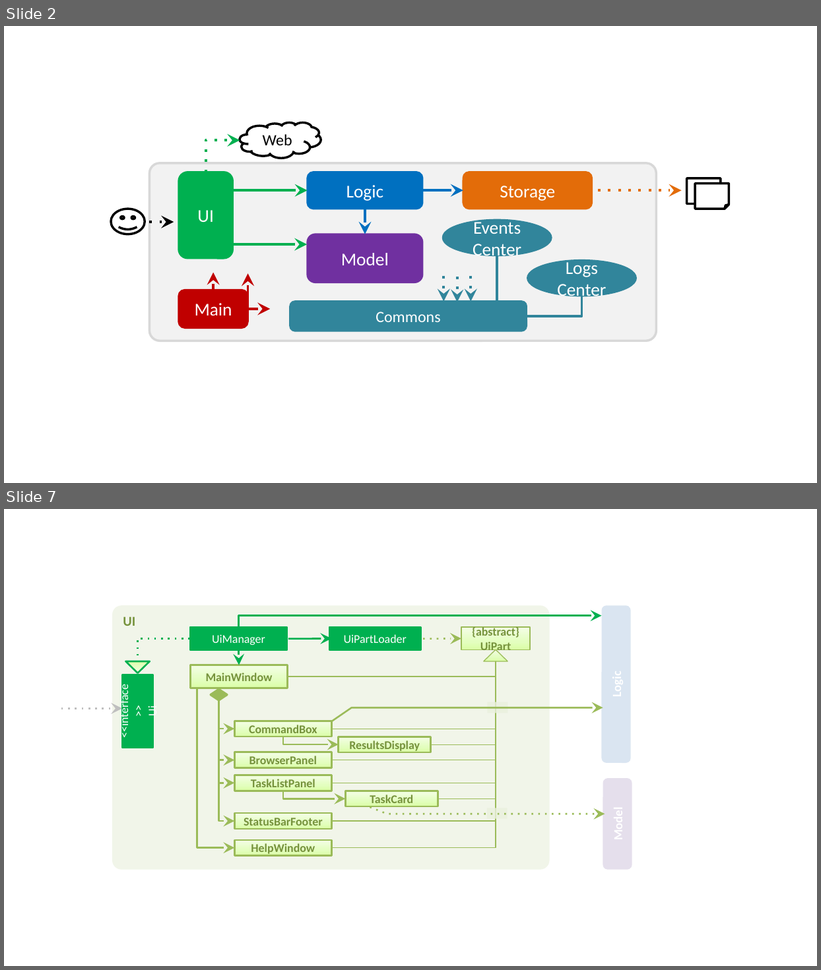
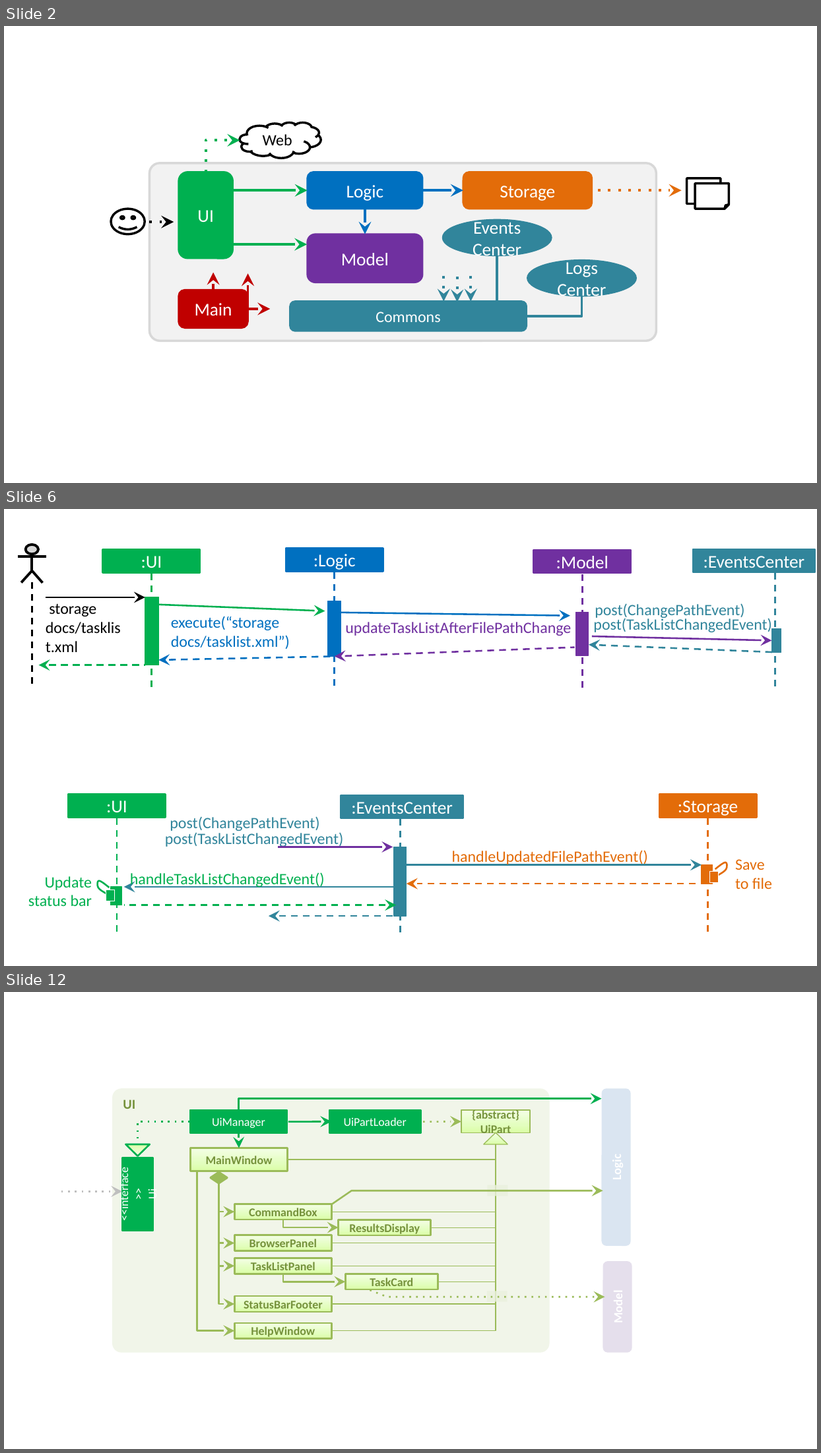
Before and after one commit to CS2103AUG2016-F09-C1/addressbook-level4, a slide deck: docs/diagrams/Diagrams.pptx. Shown one above the other, each under a label of ours: slides 2 and 7 before the commit, slides 2, 6 and 12 after it; the slides between them are not shown. The pictures are 821x970 and 821x1453 pixels, drawn with LibreOffice and Linux fonts; fonts in the diff are those of the drawing. Boxes give left, top, right and bottom in pixels: in the first picture for what was removed or moved away, otherwise in the second. Text is boxed around its words. In the diff, an @@ line names an element or a change of style, - is before the commit and + after.

```diff
--- a/docs/diagrams/Diagrams.pptx
+++ b/docs/diagrams/Diagrams.pptx
@@ slide 6 added at [4, 509, 817, 966], background #FFFFFF @@
@@ group added at [18, 545, 816, 690]: 8 rectangles, 8 arrows, 7 lines, 4 texts, 1 ellipse, 1 freeform shape @@
+:UI
+:Logic
+:Model
+storage docs/tasklist.xml
+execute(“storage docs/tasklist.xml”)
+updateTaskListAfterFilePathChange
+post(ChangePathEvent)
+:EventsCenter
@@ text added at [593, 617, 772, 632], 14 pt, text #31859B @@
+post(TaskListChangedEvent)
@@ group added at [28, 794, 772, 934]: 8 rectangles, 6 texts, 6 arrows, 3 lines, 2 freeform shapes @@
+Update status bar
+:Storage
+post(TaskListChangedEvent)
+:EventsCenter
+handleUpdatedFilePathEvent()
+:UI
+handleTaskListChangedEvent()
+Save
+to file
+post(ChangePathEvent)
@@ what was slide 7 is now slide 12 @@
```
Also in this commit, not shown: 3 slides changed, 7 other slides added, 3 slides removed, 1 other file.
